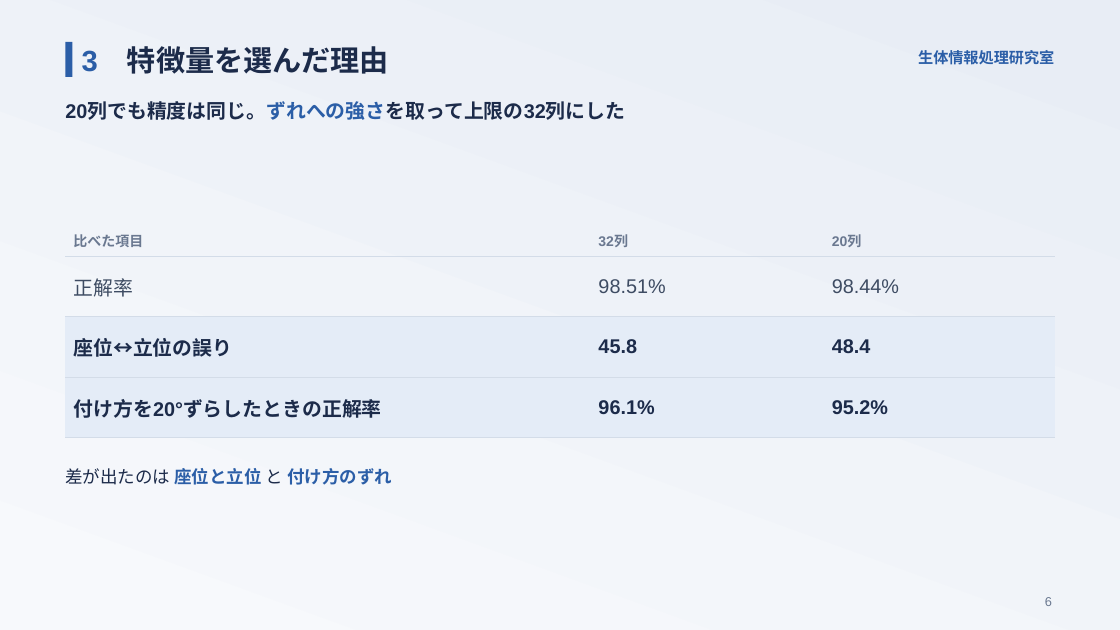
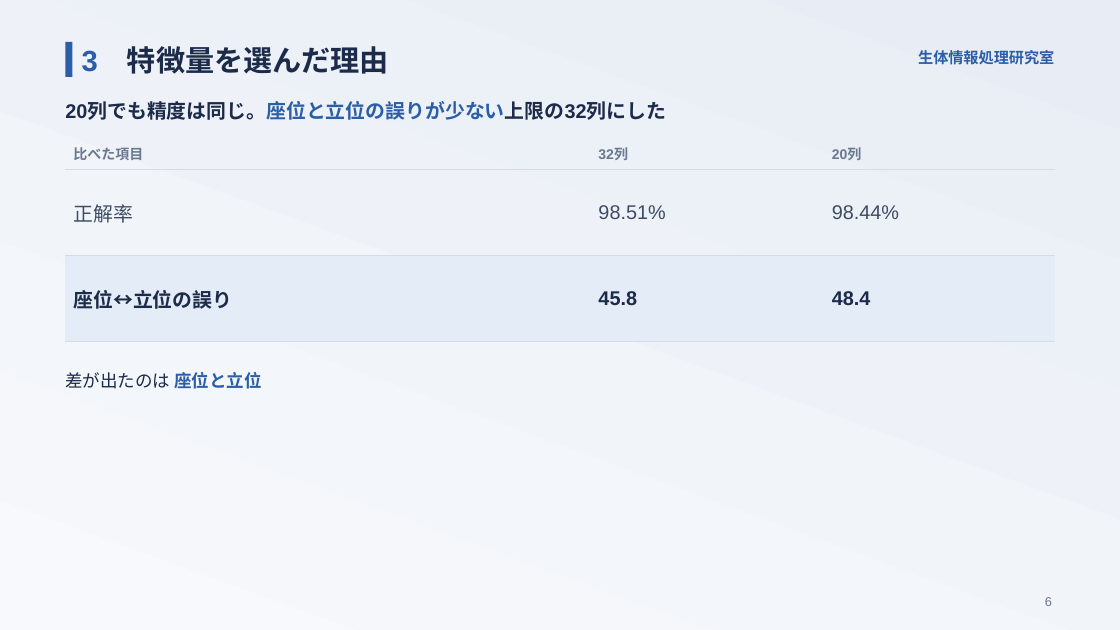
Before and after one commit to takuto-nohara/DataScienceContest, a slide deck: slide 6 of presentation/final_seitailab.pptx. Drawn at 1120x630 pixels with LibreOffice and Linux fonts; fonts in the diff are those of the drawing. Boxes give left, top, right and bottom in pixels: in the first picture for what was removed or moved away, otherwise in the second. Text is boxed around its words. In the diff, an @@ line names an element or a change of style, - is before the commit and + after.

```diff
--- a/presentation/final_seitailab.pptx
+++ b/presentation/final_seitailab.pptx
@@ text at (65, 102, 666, 120): text changed @@
-20列でも精度は同じ。ずれへの強さを取って上限の32列にした
+20列でも精度は同じ。座位と立位の誤りが少ない上限の32列にした
@@ table at (66, 139, 1055, 342) @@
-row 4: 付け方を20°ずらしたときの正解率 | 96.1% | 95.2%
@@ table: place and size @@
-table at (66, 225, 1055, 438)
+table at (66, 139, 1055, 342)
@@ text at (65, 372, 261, 389): text changed; text colour #2B5EA7 to #1C2B4A; bold off @@
-差が出たのは 座位と立位 と 付け方のずれ
+差が出たのは 座位と立位
```
Also in this commit, not shown: 6 other slides changed, 12 other files.
